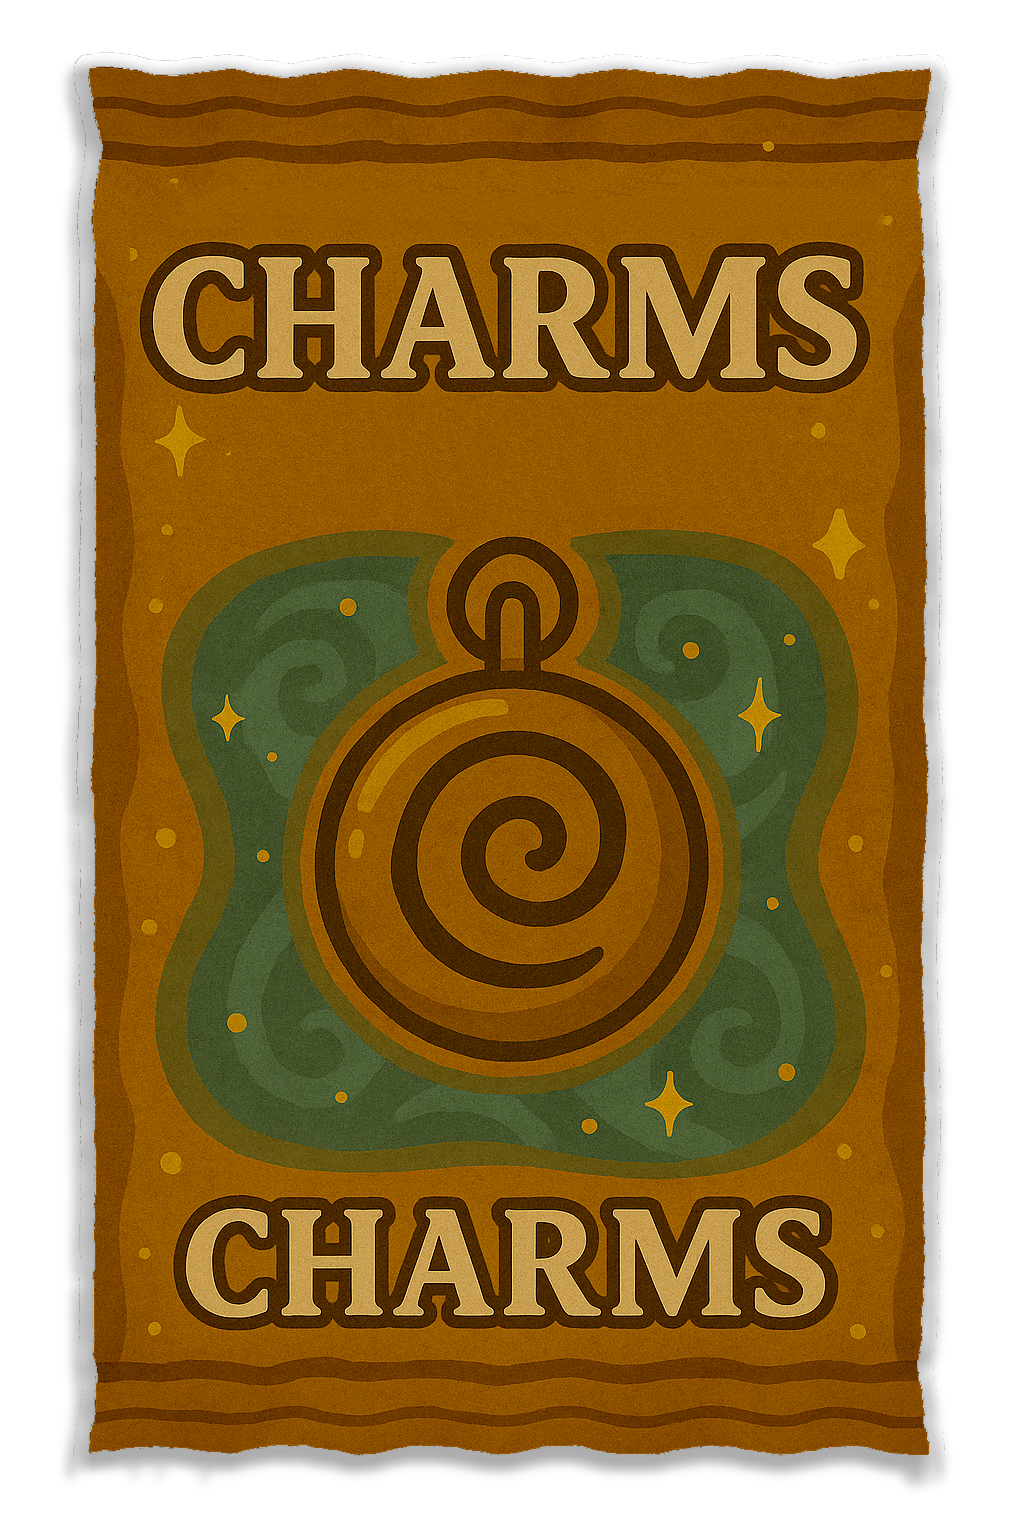
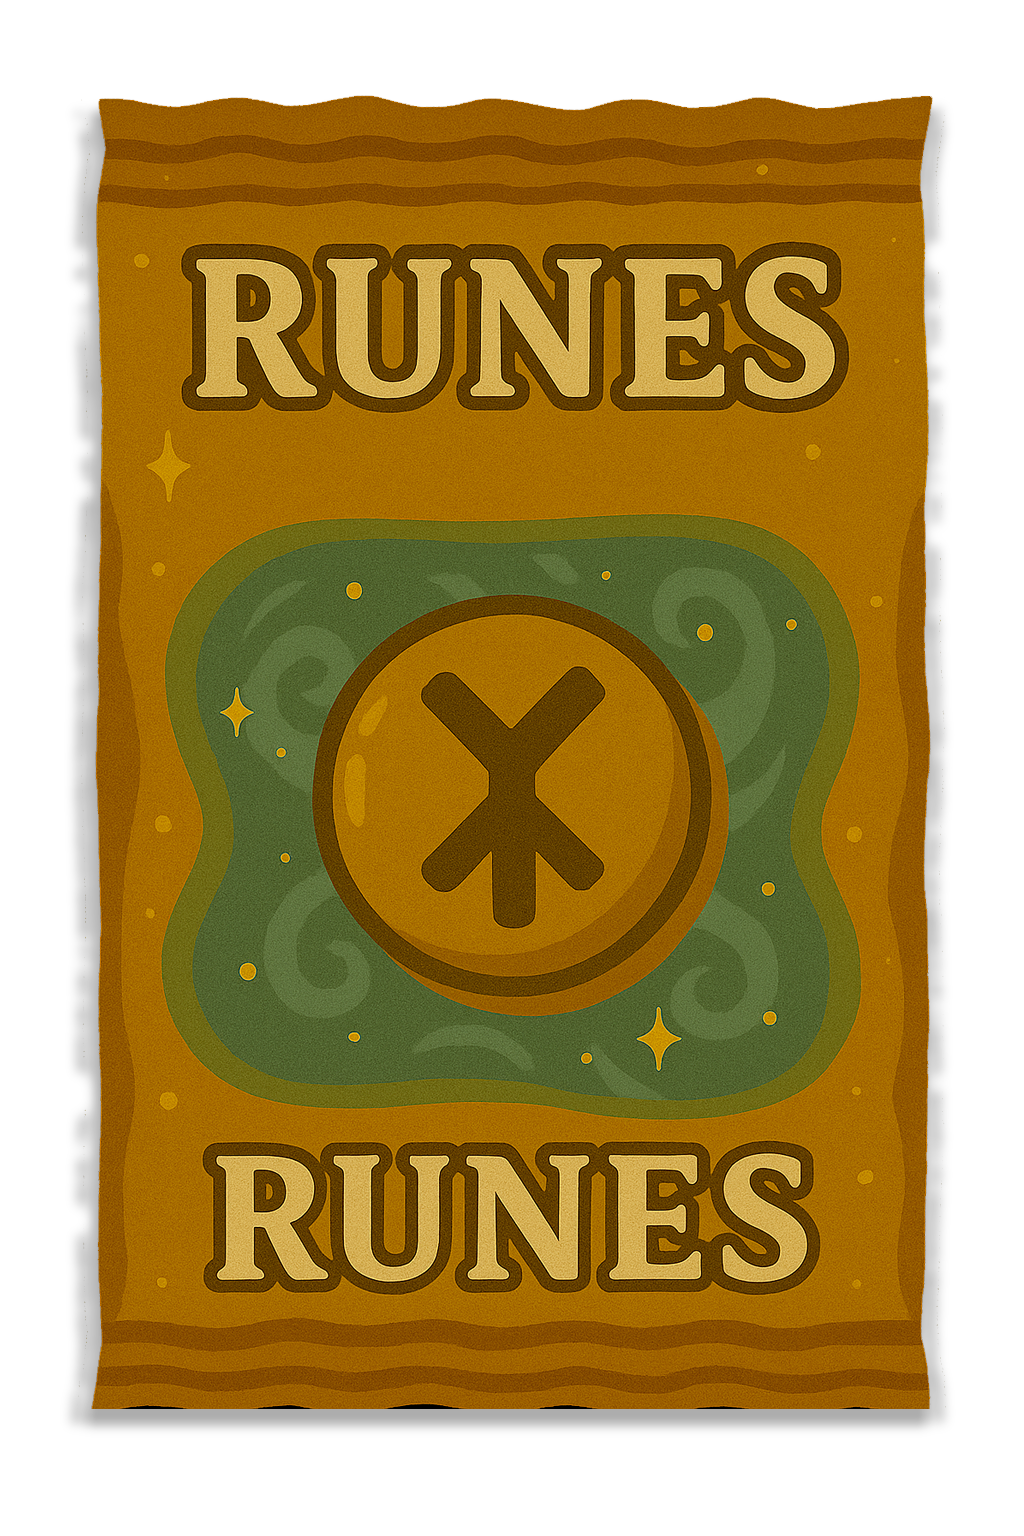
The second 1024 × 1536 image is a revision of the first. Changes to its layers:
added layer "Lager 3" above "Lager 2" over (x1=77, y1=95, x2=946, y2=1409)
hid "Lager 2" over (x1=73, y1=52, x2=948, y2=1469)